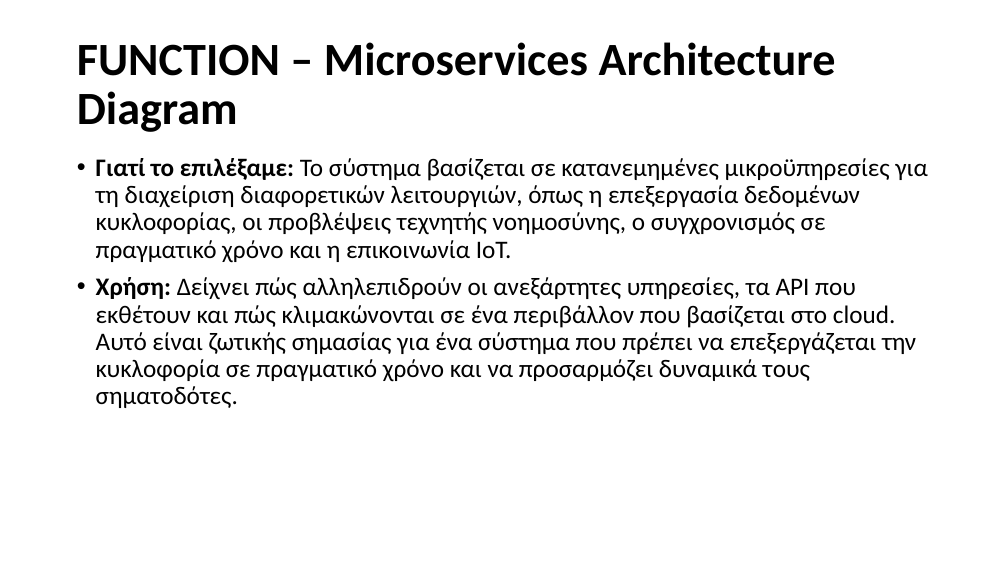
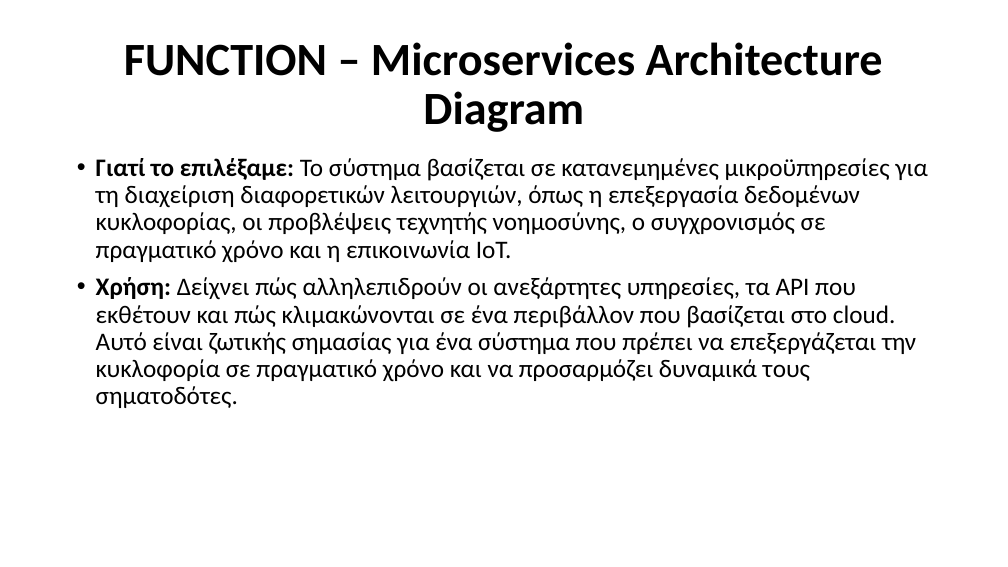
Before and after one commit to Ath21/STL_Drive, a slide deck: slide 32 of Presentation.pptx. Drawn at 1008x567 pixels with LibreOffice and Linux fonts; fonts in the diff are those of the drawing. Boxes give left, top, right and bottom in pixels: in the first picture for what was removed or moved away, otherwise in the second. Text is boxed around its words. In the diff, an @@ line names an element or a change of style, - is before the commit and + after.

```diff
--- a/Presentation.pptx
+++ b/Presentation.pptx
@@ title "FUNCTION – Microservices Architecture Diagram" at box(124, 42, 883, 132): alignment left to centre @@
```
Also in this commit, not shown: 12 slides added, 3 other files.
